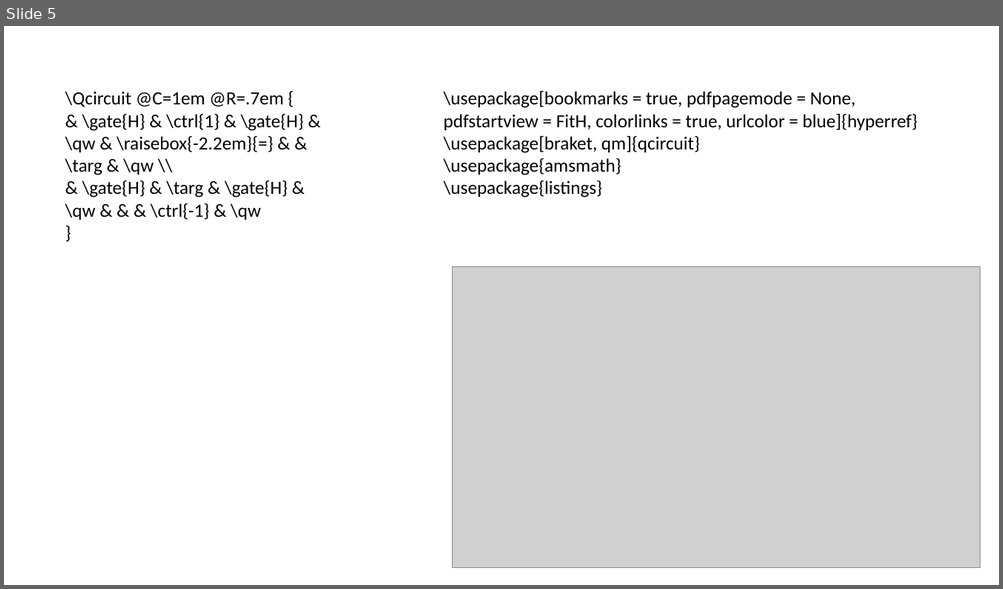
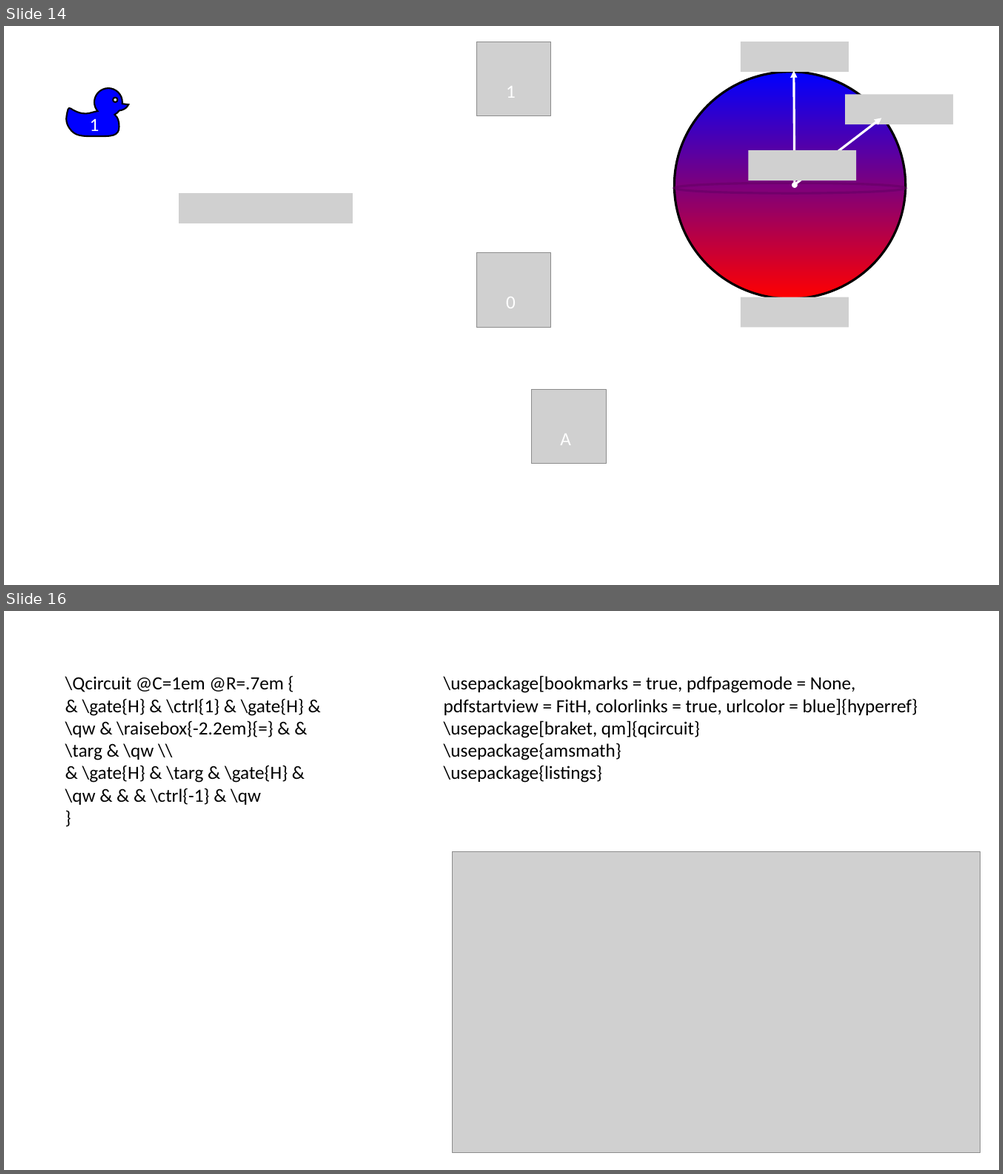
Before and after one commit to zozo123/QC-IL, a slide deck: slides/lecture temple.pptx. Shown one above the other, each under a label of ours: slide 5 before the commit, slides 14 and 16 after it; the slides between them are not shown. The pictures are 1003x589 and 1003x1174 pixels, drawn with LibreOffice and Linux fonts; fonts in the diff are those of the drawing; grey boxes stand for pictures; background and template pictures are left out. Boxes give left, top, right and bottom in pixels: in the first picture for what was removed or moved away, otherwise in the second. Text is boxed around its words. In the diff, an @@ line names an element or a change of style, - is before the commit and + after.

```diff
--- a/slides/lecture temple.pptx
+++ b/slides/lecture temple.pptx
@@ slide 14 added at box(4, 26, 999, 585), background #FFFFFF @@
@@ picture added at box(476, 42, 551, 116) @@
@@ picture added at box(740, 42, 848, 72) @@
@@ freeform shape added at box(67, 88, 128, 136), fill #0000FF, outline #000000 1.5 pt @@
@@ text added at box(506, 86, 515, 98), 18 pt, text #FFFFFF @@
+1
@@ ellipse added at box(674, 72, 905, 299), fill gradient #0000FF to #7D007D to #FF0000, outline #000000 2.25 pt @@
@@ picture added at box(845, 95, 953, 124) @@
@@ text added at box(90, 118, 99, 131), 18 pt, text #FFFFFF @@
+1
@@ group added at box(748, 70, 882, 187): 2 arrows, 1 ellipse, 1 arc (boxed as its full ellipse), 1 picture @@
@@ picture added at box(179, 193, 353, 223) @@
@@ ellipse added at box(674, 184, 905, 194), outline #640064 2.25 pt @@
@@ picture added at box(476, 253, 551, 327) @@
@@ text added at box(506, 297, 515, 309), 18 pt, text #FFFFFF @@
+0
@@ picture added at box(740, 298, 848, 327) @@
@@ picture added at box(532, 389, 606, 464) @@
@@ text added at box(560, 434, 571, 446), 18 pt, text #FFFFFF @@
+A
@@ what was slide 5 is now slide 16 @@
```
Also in this commit, not shown: 2 slides changed, 12 other slides added, 2 slides removed.
